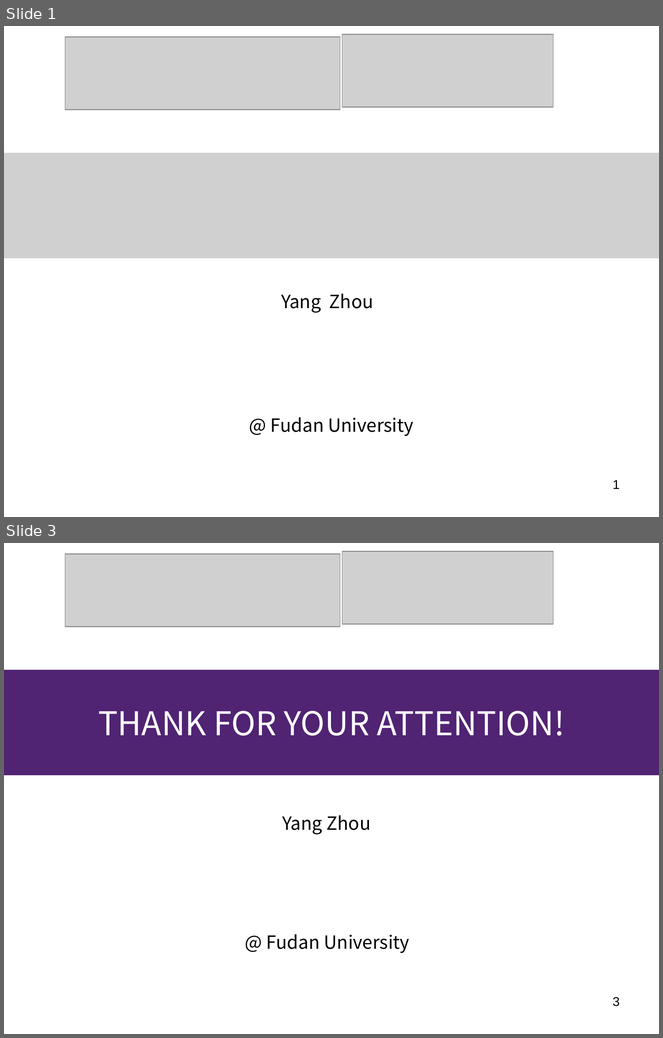
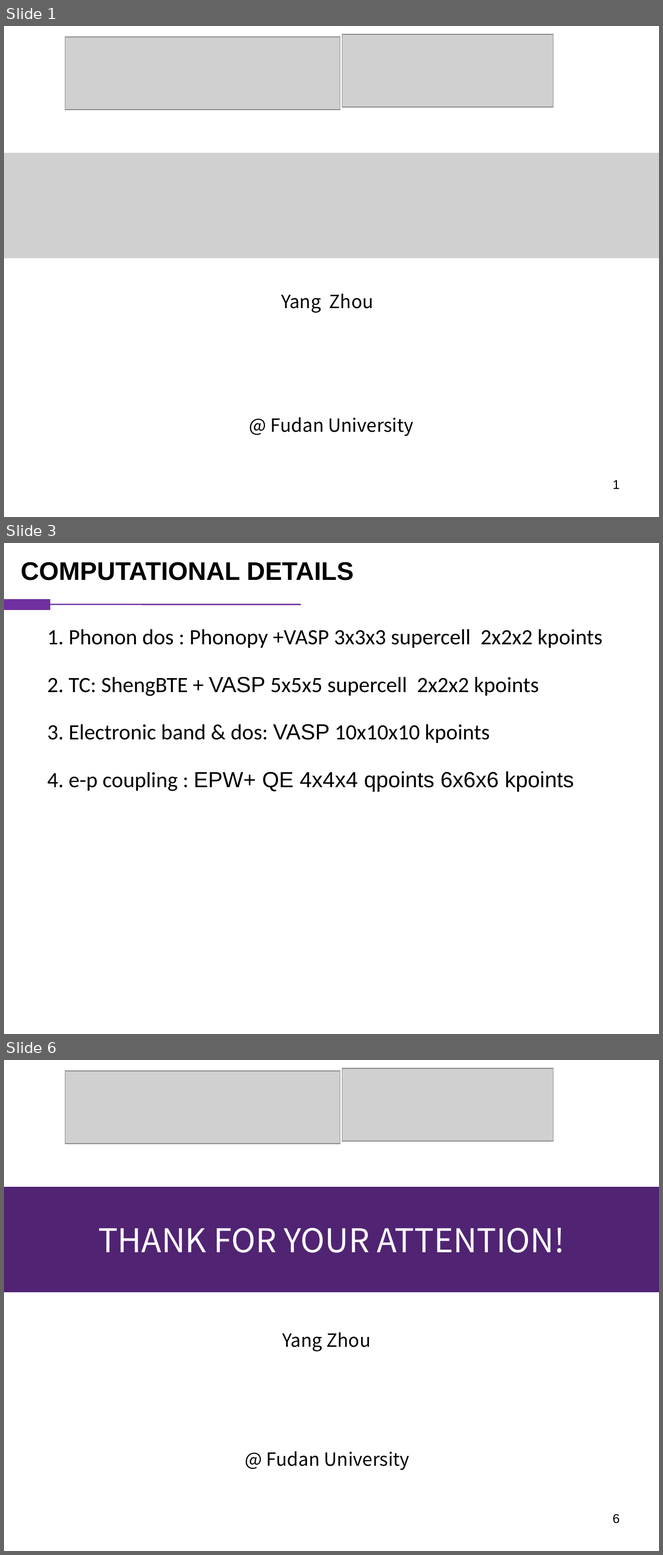
Before and after one commit to vanceeasleaf/paper_bi4i4, a slide deck: bi4i4.pptx. Shown one above the other, each under a label of ours: slides 1 and 3 before the commit, slides 1, 3 and 6 after it; the slides between them are not shown. The pictures are 663x1038 and 663x1555 pixels, drawn with LibreOffice and Linux fonts; fonts in the diff are those of the drawing; grey boxes stand for pictures. Boxes give left, top, right and bottom in pixels: in the first picture for what was removed or moved away, otherwise in the second. Text is boxed around its words. In the diff, an @@ line names an element or a change of style, - is before the commit and + after.

```diff
--- a/bi4i4.pptx
+++ b/bi4i4.pptx
@@ slide 3 added at [4,543,659,1034], background #FFFFFF @@
@@ text added at [21,562,354,580], 28 pt, text #000000, bold @@
+COMPUTATIONAL DETAILS
@@ rectangle added at [4,599,50,610], fill #7030A0, outline #7030A0 0.75 pt @@
@@ line added from (301, 604) to (50, 604), #7030A0 1.5 pt @@
@@ text added at [47,629,603,648], 24 pt, text #000000 @@
+1. Phonon dos : Phonopy +VASP 3x3x3 supercell 2x2x2 kpoints
@@ text added at [47,677,539,696], 24 pt, text #000000 @@
+2. TC: ShengBTE + VASP 5x5x5 supercell 2x2x2 kpoints
@@ text added at [47,724,490,743], 24 pt, text #000000 @@
+3. Electronic band & dos: VASP 10x10x10 kpoints
@@ text added at [47,771,574,792], 24 pt, text #000000 @@
+4. e-p coupling : EPW+ QE 4x4x4 qpoints 6x6x6 kpoints
@@ what was slide 3 is now slide 6 @@
@@ page number at [613,1514,620,1524]: text changed @@
-3
+6
```
Also in this commit, not shown: 3 other slides added, 1 slide removed.
